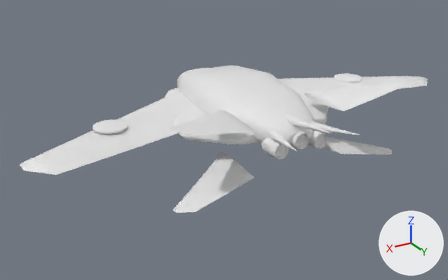
Two versions of the FBX model Assets/_Models/Vessel Models/Manta_shapekey_rigged.fbx, one commit apart.
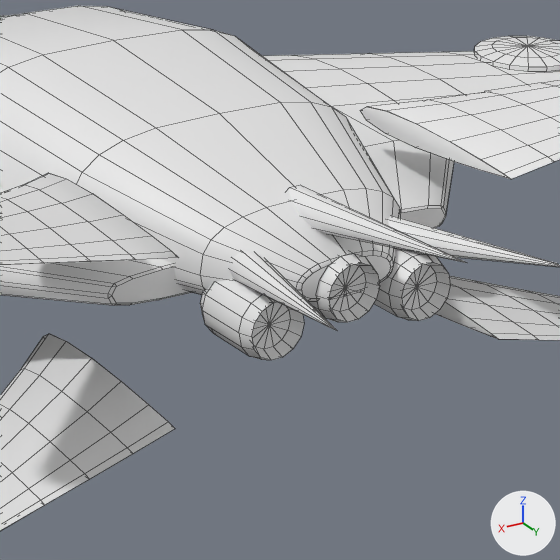
Old and new are each drawn whole from a 50 mm lens placed at (2.78, 4.953, 1.879), pointed at (0.217, 0.68, -0.257) and again close up on the part from 46% to 80% of the width and 23% to 76% of the height. Arrows for +X, +Y and +Z are at lower right; the lights stay in place. The last two pictures show the newer version. The close-ups show mesh edges as thin lines. Where no turn or scale is listed for an object, it has been applied to the vertices.

Before the edit, the objects in view are built like this:
```python
me_sphere_018 = bpy.data.meshes.new('Sphere.018')
me_sphere_018.from_pydata(...)  # 2116 vertices, 1938 faces; spans x -1.98..1.98, y -0.42..1.83, z -0.37..0.28
# faces by material slot: [324, 1565, 4, 45]
me_sphere_018.materials.append(mat_accent)  # white #e7e7e7
me_sphere_018.materials.append(mat_base)  # white #e7e7e7
me_sphere_018.materials.append(mat_windsheild)  # white #e7e7e7
me_sphere_018.materials.append(mat_n)  # white #e7e7e7
ob_manta = bpy.data.objects.new('manta', me_sphere_018)
ob_manta.location = (0.0, 0.0, 0.0)
```
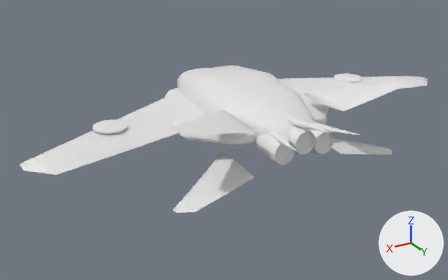
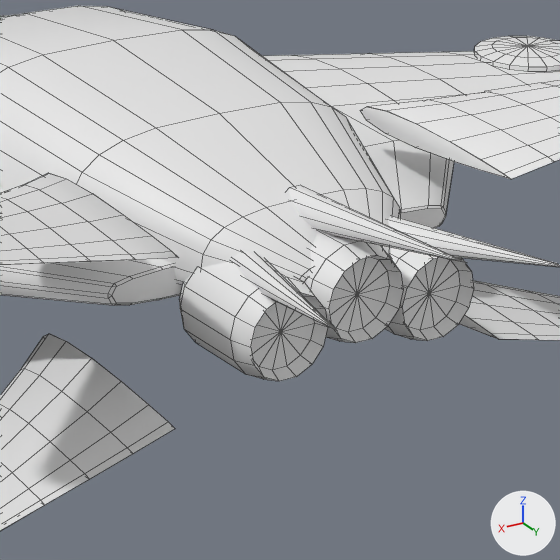
Location of each change, (x1, y1, x2, y2) in pixels of the close-ups (560 x 560 px; the box of a moved part takes in the faces that stretch with it):
part 1 of me_sphere_018, moved or reshaped: before (308, 252, 380, 322); after (306, 230, 403, 343)
part 2 of me_sphere_018, moved or reshaped: before (200, 279, 304, 360); after (179, 261, 328, 381)
part 3 of me_sphere_018, moved or reshaped: before (374, 250, 450, 321); after (385, 247, 474, 341)

The change, as a diff of the scene's bpy script:
```diff
--- a/Assets/_Models/Vessel Models/Manta_shapekey_rigged.fbx.py
+++ b/Assets/_Models/Vessel Models/Manta_shapekey_rigged.fbx.py
@@ me_sphere_018 @@
 me_sphere_018.from_pydata(...)  # 2116 vertices, 1938 faces; spans x -1.98..1.98, y -0.42..1.83, z -0.37..0.28
 # used by ob_manta; location = (0.0, 0.0, 0.0)
+# me_sphere_018 part 1: the loose piece of 98 vertices spanning x -0.08..0.08, y 1.3..1.49, z -0.09..0.05 is scaled about its middle by (1.47, 1.45, 1.47)
+# me_sphere_018 part 2: the loose piece of 98 vertices spanning x 0.11..0.26, y 1.3..1.49, z -0.13..0.01 is scaled about its middle by (1.47, 1.45, 1.47)
+# me_sphere_018 part 3: the loose piece of 98 vertices spanning x -0.26..-0.11, y 1.3..1.49, z -0.13..0.01 is scaled about its middle by (1.47, 1.45, 1.47)
 me_sphere_018.materials.append(mat_accent)
```
